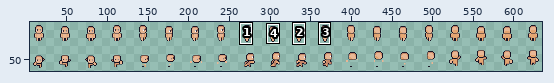
Sprite sheet -- assets/sprites/player/Player-Sheet.png. The picture above shows the old version from afar; the outline marks the close-up.
Close-up. Before the edit:
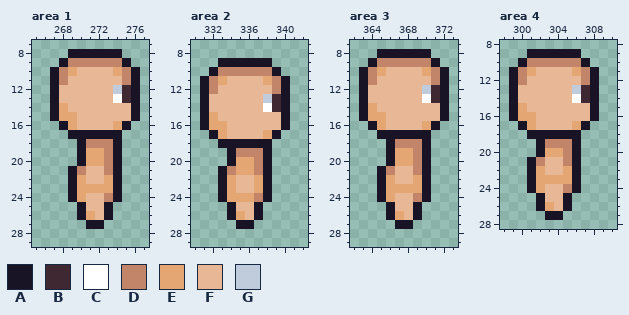
The file is 640x64 pixels. Shown: area 1: x 265..277, y 7..29; area 2: x 330..342, y 7..29; area 3: x 362..373, y 7..29; area 4: x 298..310, y 8..28. The wide view leaves out empty margins. The commit also changed other parts of the picture, which this record leaves out.
Palette (. is transparent): A #181425  B #3f2832  C #ffffff  D #c28569  E #e4a672  F #e8b796  G #c0cbdc
Pixels before, area 1, first column x 267:
 8 ..AAAAAA..
 9 .ADDDDDDA.
10 ADEFFFFEDA
11 ADFFFFFFDA
12 AFFFFFFGBA
13 AFFFFFFCBA
14 AEFFFFFFFA
15 AEEFFFFFFA
16 .AEFFFFEA.
17 ..AAAAAA..
18 ...ADDDA..
19 ...AEEDA..
20 ...AEEDA..
21 ..ADFFDA..
22 ..AEFFEA..
23 ..AEEEEA..
24 ..AEFFDA..
25 ...AFFA...
26 ...AEFA...
27 ....AA....
Pixels before, area 2, first column x 331:
 9 ..AAAAAA..
10 .ADDDDDDA.
11 ADEFFFFEDA
12 ADFFFFFFDA
13 AFFFFFFGBA
14 AFFFFFFCBA
15 AEFFFFFFFA
16 AEEFFFFFFA
17 .AEFFFFEA.
18 ..AAAAAA..
19 ...ADDDA..
20 ...AEEDA..
21 ..ADEEDA..
22 ..AEFFEA..
23 ..AEFFEA..
24 ..AEEEDA..
25 ...AFFA...
26 ...AEFA...
27 ....AA....
Pixels before, area 3, first column x 363:
 8 ..AAAAAA..
 9 .ADDDDDDA.
10 ADEFFFFEDA
11 ADFFFFFFDA
12 AFFFFFFGBA
13 AFFFFFFCBA
14 AEFFFFFFFA
15 AEEFFFFFFA
16 .AEFFFFEA.
17 ..AAAAAA..
18 ...ADDDA..
19 ...AEEDA..
20 ...AEEDA..
21 ..ADFFDA..
22 ..AEFFEA..
23 ..AEEEEA..
24 ..AEFFDA..
25 ...AFFA...
26 ...AEFA...
27 ....AA....
Pixels before, area 4, first column x 299:
 9 ..AAAAAA..
10 .ADDDDDDA.
11 ADEFFFFEDA
12 ADFFFFFFDA
13 AFFFFFFGBA
14 AFFFFFFCBA
15 AEFFFFFFFA
16 AEEFFFFFFA
17 .AEFFFFEA.
18 ..AAAAAA..
19 ...ADDDA..
20 ...AEEDA..
21 ..ADFFDA..
22 ..AEFFEA..
23 ..AEEEEA..
24 ..AEFFDA..
25 ...AFFA...
26 ...AEFA...
27 ....AA....
After:
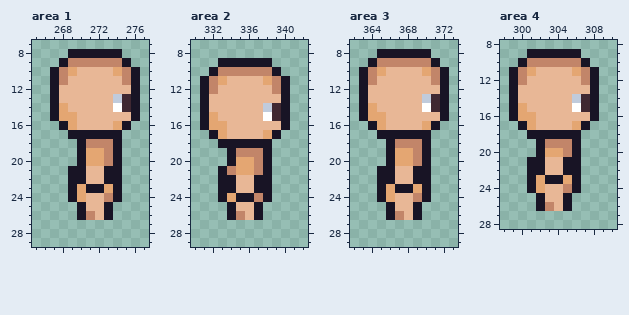
Changes in this commit:
Area 1:
Colour D gives way to colour A in row 21 at x 270 and 273.
Colour E gives way to colour A in row 22 at x 270 and 273; in row 23 at x 271 to 272.
Colour F gives way to colour B in row 14 at x 275.
Colour F gives way to colour C in row 14 at x 274.
Colour E gives way to colour D in row 26 at x 271.
Colour B gives way to colour F in row 12 at x 275.
Colour G gives way to colour F in row 12 at x 274.
Colour C gives way to colour G in row 13 at x 274.
The author cleared colour A in row 27 at x 271 to 272.
Area 2:
Colour E gives way to colour A in rows 22 to 23 at x 334 and 337; in row 24 at x 335 to 336.
Colour F gives way to colour B in row 15 at x 339.
Colour F gives way to colour C in row 15 at x 338.
Colour E gives way to colour D in row 26 at x 335.
Colour B gives way to colour F in row 13 at x 339.
Colour G gives way to colour F in row 13 at x 338.
Colour C gives way to colour G in row 14 at x 338.
The author cleared colour A in row 27 at x 335 to 336.
Area 3:
Colour D gives way to colour A in row 21 at x 366 and 369.
Colour E gives way to colour A in row 22 at x 366 and 369; in row 23 at x 367 to 368.
Colour F gives way to colour B in row 14 at x 371.
Colour F gives way to colour C in row 14 at x 370.
Colour E gives way to colour D in row 26 at x 367.
Colour B gives way to colour F in row 12 at x 371.
Colour G gives way to colour F in row 12 at x 370.
Colour C gives way to colour G in row 13 at x 370.
The author cleared colour A in row 27 at x 367 to 368.
Area 4:
Colour D gives way to colour A in row 21 at x 302 and 305.
Colour E gives way to colour A in row 22 at x 302 and 305; in row 23 at x 303 to 304.
Colour F gives way to colour B in row 15 at x 307.
Colour F gives way to colour C in row 15 at x 306.
Colour E gives way to colour D in row 26 at x 303.
Colour B gives way to colour F in row 13 at x 307.
Colour G gives way to colour F in row 13 at x 306.
Colour C gives way to colour G in row 14 at x 306.
The author cleared colour A in row 27 at x 303 to 304.
Pixel boxes of the changes (left, top, right, bottom) in both close-ups:
changed: (113, 85, 131, 112)
changed: (77, 166, 113, 229)
changed: (263, 94, 281, 121)
changed: (227, 175, 263, 229)
changed: (422, 85, 440, 112)
changed: (386, 166, 422, 229)
changed: (572, 85, 590, 112)
changed: (536, 157, 572, 220)
